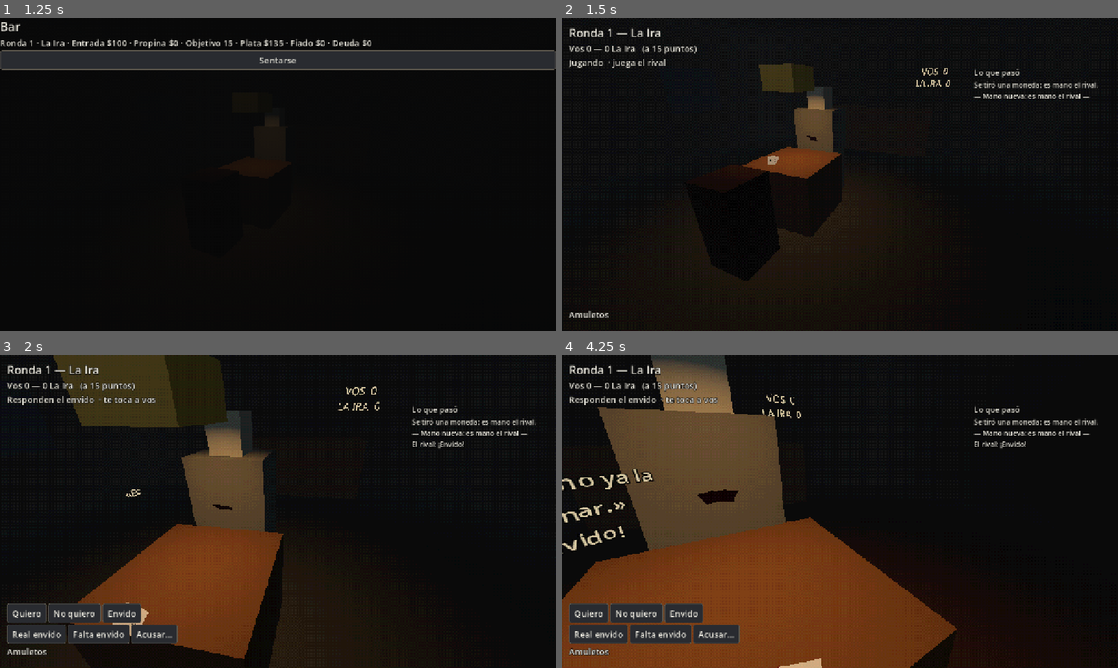
Above: before the commit, frames 1-4 (two rows, left to right).
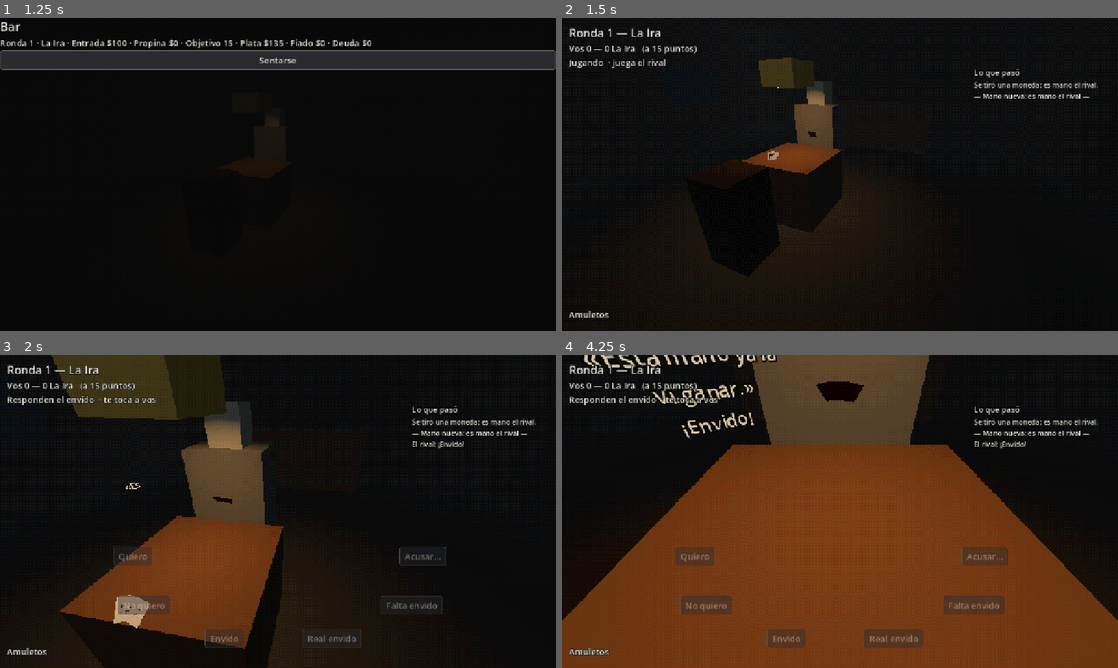
Above: after the commit, the same moments.

Repository: JoakoZarza/paye
Game: Godot game, scene res://ui/main.tscn
The game is run twice, just before and just after one commit, with the same random seed, the same clock (stepped at 60 frames per second) and the same inputs.
Inputs (mouse positions are in pixels of both pictures, inside the frame that each line leads up to):
- Up to frame 1 (1.25 s): click "Normal — Partida equilibrada …" at 0.5 s
- Up to frame 2 (1.5 s): click "Sentarse" at 1.25 s
- Up to frame 3 (2 s): no input
- Up to frame 4 (4.25 s): tap Enter at 2 s; move the mouse to (962, 495) at 2.02 s; hold D 2.03-2.75 s; hold Space 2.03-2.75 s; click (962, 495) at 2.17 s; drag from (728, 527) to (812, 574) at 2.77 s; move the mouse to (895, 442) at 3.52 s; hold D from 3.53 s (still down); hold Space from 3.53 s (still down); tap Alt at 3.6 s; click (895, 442) at 3.67 s

Frame 1 is identical in both runs. In frame 2, 1.1% of the frame differs, in the area x 25-70%, y 12-83%; in frame 3, 7.6%; in frame 4, 51%, in the area x 0-100%, y 0-100%.

Commit message:
feat(world): cantos alrededor de la mano, canto que espera respuesta, balbuceo, puntos tallados en la mesa, inclinarse y giro con aceleración
Co-Authored-By: Claude Opus 5.5 <noreply@anthropic.com>

Diff:
--- a/tests/world/test_table_3d.gd
+++ b/tests/world/test_table_3d.gd
@@ -278,3 +278,96 @@
 	router.find_child("GoShop", true, false).pressed.emit()
 	assert_eq(router.camera_marker(), &"CamShop")
 	assert_not_null(router.find_child("Next", true, false))
+
+func test_los_puntos_se_tallan_en_palitos_de_a_cinco() -> void:
+	var tally := ScoreTally.new()
+	add_child_autofree(tally)
+	tally.set_points(7)
+	assert_eq(tally.points(), 7)
+	var diagonal: Array = ScoreTally.stick_shape(4)
+	assert_almost_eq(float(diagonal[2]), PI * 0.25, 0.001, "el quinto cruza en diagonal")
+	var next_group: Array = ScoreTally.stick_shape(5)
+	assert_gt(next_group[0].x, ScoreTally.SIDE, "el sexto empieza otro cuadrado")
+	tally.set_points(2)
+	assert_eq(tally.points(), 2, "partido nuevo: se empieza de cero")
+
+
+func test_la_mesa_talla_los_puntos_de_cada_uno() -> void:
+	var s := _setup()
+	var rc: RunController = s[0]
+	var table: Table3D = s[2]
+	var bar: Bar3D = s[3]
+	rc.table().truco_match.scores[0] = 3
+	rc.table().truco_match.scores[1] = 6
+	table.sync()
+	assert_eq((bar.marker("TallyPlayer").get_node("TallyPlayer") as ScoreTally).points(), 3)
+	assert_eq((bar.marker("TallyDealer").get_node("TallyDealer") as ScoreTally).points(), 6)
+
+
+func test_el_canto_del_rival_espera_tu_respuesta() -> void:
+	var s := _setup()
+	var table: Table3D = s[2]
+	var bar: Bar3D = s[3]
+	var p := table.presenter
+	var speech := bar.marker("SpeechAnchor").get_node("RivalSpeech") as Subtitle3D
+	p._apply([GameEvent.make(&"call_made", {"player": TablePresenter.DEALER, "call": TrucoAction.Type.TRUCO})] as Array[GameEvent])
+	assert_true(p.rival_waiting)
+	table.sync()
+	speech.step(Subtitle3D.HOLD_SECONDS * 3)
+	assert_gt(speech.visible_glyphs(), 0, "sigue escrito mientras no respondas")
+	p._apply([GameEvent.make(&"call_accepted", {"player": TablePresenter.PLAYER})] as Array[GameEvent])
+	assert_false(p.rival_waiting)
+	table.sync()
+	speech.step(Subtitle3D.FADE_SECONDS + 0.01)
+	assert_eq(speech.visible_glyphs(), 0, "respondiste: se apaga")
+
+
+func test_el_balbuceo_suena_cada_pocas_letras() -> void:
+	var b := Babble.new()
+	add_child_autofree(b)
+	b.set_voice("La Ira")
+	assert_not_null(b.stream)
+	var other := Babble.new()
+	add_child_autofree(other)
+	other.set_voice("La Gula")
+	assert_ne(b.base_pitch, other.base_pitch, "cada rival tiene su tono")
+
+
+func test_sobre_un_boton_la_cabeza_no_se_mueve() -> void:
+	var cam: CameraRig = _rig()[1]
+	cam.go_to(&"CamSeat", true)
+	cam.ui_hold = true
+	var before := cam.turn_degrees()
+	_hold(cam, Vector2(0.1, 0.2), 1.0)
+	assert_eq(cam.turn_degrees(), before)
+
+
+func test_el_giro_acelera_un_poco() -> void:
+	var cam: CameraRig = _rig()[1]
+	cam.go_to(&"CamSeat", true)
+	cam.look(Vector2(0.5, 0.45), 1.0 / 60.0, 1)
+	var first := absf(cam._twist)
+	_hold_turn(cam, 2.0)
+	var t0 := cam._twist
+	cam.look(Vector2(0.5, 0.45), 1.0 / 60.0, 1)
+	var late := absf(cam._twist - t0)
+	assert_gt(late, first * 1.3, "acelera")
+	assert_lt(late, first * 2.0, "pero no al doble")
+
+
+func _hold_turn(cam: CameraRig, seconds: float) -> void:
+	for i in int(seconds * 60):
+		cam.look(Vector2(0.5, 0.45), 1.0 / 60.0, 1)
+		cam._twist = 0.0
+
+
+func test_inclinarse_sobre_la_mesa() -> void:
+	var cam: CameraRig = _rig()[1]
+	cam.go_to(&"CamSeat", true)
+	var seat := cam.global_position
+	for i in 60:
+		cam.look(Vector2(0.5, 0.9), 1.0 / 60.0, 0, true)
+	cam._apply()
+	assert_true(cam.leaning())
+	assert_lt(cam.global_position.z, seat.z - 0.15, "se adelanta")
+	assert_false(cam.looking_at_hand(), "inclinado, la mano se baja")
--- a/ui/screens/table_screen.gd
+++ b/ui/screens/table_screen.gd
@@ -6,6 +6,14 @@
 const PLAYER := TablePresenter.PLAYER
 const DEALER := TablePresenter.DEALER
 const HIDDEN_CARD := "[ ? ]"
+## Vista 3D: los cantos van en un arco alrededor de tu mano (centro y radios en
+## fracción de pantalla; ángulos en grados, 270 = abajo).
+const RING_CENTER := Vector2(0.5, 0.7)
+const RING_RADII := Vector2(0.27, 0.22)
+const RING_FROM := 165.0
+const RING_TO := 375.0
+## Margen alrededor de un botón dentro del cual la cabeza se queda quieta.
+const HOLD_MARGIN := 14.0
 
 var presenter: TablePresenter
 
@@ -28,6 +36,8 @@
 var _table_title: Label
 var _player_title: Label
 var _built := false
+var _ring: Control
+var _table3d: Table3D
 
 
 func _ready() -> void:
@@ -65,7 +75,54 @@
 	split.move_child(middle, _main.get_index() + 1)
 	(split.get_child(split.get_child_count() - 1) as Control).size_flags_stretch_ratio = 0.7
 	mouse_filter = Control.MOUSE_FILTER_IGNORE
-	add_child(Table3D.new(world, presenter, ps1))
+	_ring = Control.new()
+	_ring.name = "Ring"
+	_ring.set_anchors_and_offsets_preset(Control.PRESET_FULL_RECT)
+	_ring.mouse_filter = Control.MOUSE_FILTER_IGNORE
+	add_child(_ring)
+	_table3d = Table3D.new(world, presenter, ps1)
+	add_child(_table3d)
+
+
+## Con el mouse sobre un botón la cabeza no se mueve, así se puede apretar.
+func _process(delta: float) -> void:
+	if world == null or world.camera == null:
+		return
+	world.camera.ui_hold = _mouse_on_button()
+	# Sin mirar tus cartas los cantos se apagan un poco, pero se pueden apretar igual.
+	var wanted := 1.0 if _table3d.hand_raised() or world.camera.ui_hold else 0.4
+	_ring.modulate.a = move_toward(_ring.modulate.a, wanted, delta * 4.0)
+
+
+func _mouse_on_button() -> bool:
+	var mouse := get_global_mouse_position()
+	for b in find_children("*", "BaseButton", true, false):
+		var c := b as Control
+		if c.is_visible_in_tree() and c.get_global_rect().grow(HOLD_MARGIN).has_point(mouse):
+			return true
+	return false
+
+
+## Pasa los cantos de la fila al arco alrededor de tus cartas.
+func _arrange_ring() -> void:
+	var items := _actions.get_children()
+	var n := items.size()
+	for i in n:
+		var c := items[i] as Control
+		_actions.remove_child(c)
+		_ring.add_child(c)
+		var t := 0.5 if n == 1 else float(i) / (n - 1)
+		var a := deg_to_rad(lerpf(RING_FROM, RING_TO, t))
+		var spot := RING_CENTER + Vector2(cos(a) * RING_RADII.x, -sin(a) * RING_RADII.y)
+		var half := c.get_combined_minimum_size() * 0.5
+		c.anchor_left = spot.x
+		c.anchor_right = spot.x
+		c.anchor_top = spot.y
+		c.anchor_bottom = spot.y
+		c.offset_left = -half.x
+		c.offset_right = half.x
+		c.offset_top = -half.y
+		c.offset_bottom = half.y
 
 
 func refresh() -> void:
@@ -189,11 +246,20 @@
 	_clear(_player_row)
 	_clear(_actions)
 	_clear(_amulets)
+	if _ring != null:
+		_clear(_ring)
 	var hand := p.hand()
 	if hand == null:
 		return
 	if world == null:
 		_draw_cards(hand)
+	_draw_actions(hand)
+	if _ring != null:
+		_arrange_ring()
+
+
+func _draw_actions(_hand: TrucoHand) -> void:
+	var p := presenter
 	if p.hand_finished():
 		_button(_actions, "Seguir", _on_continue).name = "Continue"
 		return
--- a/ui/table_presenter.gd
+++ b/ui/table_presenter.gd
@@ -14,6 +14,8 @@
 const PLAYER := 0
 const DEALER := 1
 const LOG_LINES := 14
+## Lo que dice el rival y se queda escrito hasta que respondas.
+const WAITING_EVENTS := [&"call_made", &"tanto_declared", &"show_demanded"]
 const ICONS := {&"calm": "😐 tranquilo", &"nervous": "😬 nervioso",
 	&"smug": "😏 agrandado", &"angry": "😠 enojado"}
 const PHASE_NAMES := {
@@ -39,6 +41,8 @@
 ## cada frase nueva, para que el subtítulo sepa cuándo volver a escribir.
 var rival_line := ""
 var rival_line_id := 0
+## El último canto del rival espera que respondas o juegues.
+var rival_waiting := false
 var _seen_tell: Object
 
 var _tells: Dictionary = {}
@@ -336,6 +340,10 @@
 		var line := rival_says(e)
 		if line != "":
 			said.append(line)
+		if int(e.data.get("player", -1)) == PLAYER or e.type == &"hand_over":
+			rival_waiting = false
+		elif e.type in WAITING_EVENTS and int(e.data.get("player", -1)) == DEALER:
+			rival_waiting = true
 	if not said.is_empty():
 		rival_line = "
 ".join(said)
--- /dev/null
+++ b/world/babble.gd
@@ -0,0 +1,71 @@
+class_name Babble
+extends AudioStreamPlayer3D
+## El rival no habla: balbucea una sílaba cada pocas letras del subtítulo, con un tono
+## propio por rival. Si existe res://assets/audio/babble/<rival>.wav (o babble.wav)
+## usa ese sonido; si no, uno generado.
+
+const AUDIO_DIR := "res://assets/audio/babble/"
+## Cada cuántas letras suena una sílaba y cuánto varía el tono entre sílabas.
+const LETTERS_PER_SYLLABLE := 3
+const PITCH_SPREAD := 0.18
+const MIX_RATE := 22050
+const SYLLABLE_SECONDS := 0.075
+
+static var _generated: AudioStreamWAV
+
+var base_pitch := 1.0
+var _letters := 0
+var _rng := RandomNumberGenerator.new()
+
+
+func _init() -> void:
+	unit_size = 3.0
+	volume_db = -6.0
+	max_polyphony = 2
+
+
+## Cada rival suena distinto: el tono sale del nombre.
+func set_voice(rival_name: String) -> void:
+	var h := absi(rival_name.hash())
+	base_pitch = 0.75 + float(h % 50) / 100.0
+	_letters = 0
+	stream = _load_sample(rival_name)
+
+
+func on_letter(ch: String) -> void:
+	if ch.strip_edges() == "" or not ch.to_lower() in "aeiouáéíóúbcdfghjklmnñpqrstvwxyz":
+		return
+	_letters += 1
+	if _letters % LETTERS_PER_SYLLABLE != 1:
+		return
+	pitch_scale = base_pitch * (1.0 + _rng.randf_range(-PITCH_SPREAD, PITCH_SPREAD))
+	if stream != null and is_inside_tree():
+		play()
+
+
+static func _load_sample(rival_name: String) -> AudioStream:
+	for path in [AUDIO_DIR + rival_name.to_lower() + ".wav", AUDIO_DIR + "babble.wav"]:
+		if ResourceLoader.exists(path):
+			return load(path)
+	return generated()
+
+
+## Una sílaba de mentira: dos ondas cuadradas desafinadas con un golpe al principio.
+static func generated() -> AudioStreamWAV:
+	if _generated != null:
+		return _generated
+	var n := int(MIX_RATE * SYLLABLE_SECONDS)
+	var data := PackedByteArray()
+	data.resize(n * 2)
+	for i in n:
+		var t := float(i) / MIX_RATE
+		var env := minf(t / 0.008, 1.0) * pow(1.0 - float(i) / n, 2.0)
+		var a := 1.0 if fmod(t * 190.0, 1.0) < 0.5 else -1.0
+		var b := 1.0 if fmod(t * 283.0, 1.0) < 0.35 else -1.0
+		var v := clampi(int((a * 0.55 + b * 0.35) * env * 9000.0), -32768, 32767)
+		data.encode_s16(i * 2, v)
+	_generated = AudioStreamWAV.new()
+	_generated.format = AudioStreamWAV.FORMAT_16_BITS
+	_generated.mix_rate = MIX_RATE
+	_generated.data = data
+	return _generated
--- a/world/bar_3d.gd
+++ b/world/bar_3d.gd
@@ -13,11 +13,12 @@
 	"Deck": Vector3(0.33, 0.76, 0), "AmuletTray": Vector3(-0.33, 0.76, 0.25),
 	"Scoreboard": Vector3(1.4, 1.8, -3.9), "TellAnchor": Vector3(0, 1.75, -0.7),
 	"SpeechAnchor": Vector3(-0.5, 1.05, -0.5),
+	"TallyPlayer": Vector3(0.3, 0.7505, 0.24), "TallyDealer": Vector3(0.3, 0.7505, -0.2),
 	"PathStand": Vector3(0, 1.6, 1.05), "PathSide": Vector3(1.25, 1.6, 0.7), "PathCounter": Vector3(0.9, 1.6, -1.6),
 }
 ## Grados (x = mirar arriba/abajo, y = girar). Sin entrada: mira hacia -Z.
 const MARKER_ROTATIONS: Dictionary = {
-	"CamSeat": Vector2(-20, 0), "CamBar": Vector2(-18, 25), "CamShop": Vector2(-20, 0),
+	"CamSeat": Vector2(-17, 0), "CamBar": Vector2(-18, 25), "CamShop": Vector2(-20, 0),
 	"PathStand": Vector2(-15, 0), "PathSide": Vector2(-10, 20), "PathCounter": Vector2(-12, 10),
 }
 
--- a/world/camera_rig.gd
+++ b/world/camera_rig.gd
@@ -4,7 +4,8 @@
 ## pantalla esté: sobre tus cartas casi no se mueve, en el medio mira la mesa y al
 ## rival, afuera se mueve más y se sacude si sacudís el mouse. Dejar el mouse en un
 ## borde lateral (o mantener A/D) gira el cuerpo, sin pasarse de lo que gira una
-## persona. Entre la silla, la entrada y la barra camina rodeando la mesa.
+## persona. Con el clic derecho (o espacio) apretado te inclinás sobre la mesa para
+## ver de cerca las cartas jugadas. Sobre un botón la cabeza se queda quieta. Entre la silla, la entrada y la barra camina rodeando la mesa.
 
 enum Zone { CARDS, TABLE, AROUND }
 
@@ -16,13 +17,15 @@
 const TABLE_CENTER := Vector2(0.5, 0.68)
 const TABLE_RADII := Vector2(0.27, 0.62)
 ## Grados (mirar arriba/abajo, girar) respecto de CamSeat.
-const HAND_LOOK := Vector2(-14, 0)
+const HAND_LOOK := Vector2(-16, 0)
 const CARDS_RANGE := Vector2(2, 3)
-const TABLE_PITCH_UP := 8.0
+const TABLE_PITCH_UP := 10.0
 const TABLE_YAW := 30.0
-const AROUND_PITCH_UP := 12.0
+const AROUND_PITCH_UP := 14.0
 const AROUND_YAW := 50.0
 ## Qué tan rápido sigue la cabeza al mouse en cada zona (más alto = más suelta).
+## Qué parte de la pantalla, desde tus cartas hacia arriba, lleva la mirada hasta arriba.
+const UP_SPAN := 0.6
 const ZONE_SPEED := { Zone.CARDS: 1.5, Zone.TABLE: 4.0, Zone.AROUND: 9.0 }
 ## Sacudón: cuánto empuja el mouse, el resorte que lo frena y cuánto ladea.
 const WOBBLE_PUSH := 0.9
@@ -36,6 +39,13 @@
 const EDGE_SIDE := 0.04
 const TWIST_SPEED := 55.0
 const TWIST_RETURN := 70.0
+## Manteniendo el giro acelera hasta un 50 % más en este tiempo.
+const TWIST_ACCEL := 0.5
+const TWIST_RAMP := 1.2
+## Inclinarse: cuánto se adelanta y baja la cabeza y hacia dónde mira (grados).
+const LEAN_OFFSET := Vector3(0, -0.1, -0.24)
+const LEAN_PITCH := -24.0
+const LEAN_SPEED := 4.0
 ## Cuello y torso juntos: más que esto una persona no gira.
 const MAX_YAW := 140.0
 ## Mirando hacia abajo y al frente se levantan las cartas.
@@ -70,6 +80,11 @@
 var _agitation := 0.0
 var _calm_time := 0.0
 var _last_mouse := Vector2(-1, -1)
+var _twist_hold := 0.0
+## 0 = sentado derecho, 1 = inclinado sobre la mesa.
+var _lean := 0.0
+## true con el mouse sobre un botón: la cabeza no sigue al mouse.
+var ui_hold := false
 
 
 func setup(p_bar: Bar3D) -> void:
@@ -94,6 +109,7 @@
 	_wobble = 0.0
 	_wobble_speed = 0.0
 	_agitation = 0.0
+	_lean = 0.0
 	var wanted := _deg(HAND_LOOK) if name == &"CamSeat" else Vector2.ZERO
 	if _turn_tween != null:
 		_turn_tween.kill()
@@ -149,7 +165,7 @@
 
 ## Mirando tus cartas: la cabeza baja y al frente.
 func looking_at_hand() -> bool:
-	if not seated():
+	if not seated() or _lean > 0.5:
 		return false
 	var t := turn_degrees()
 	return t.x < HAND_PITCH_BELOW and absf(t.y) < HAND_YAW_WITHIN
@@ -157,14 +173,19 @@
 
 ## Un paso de la cabeza con el mouse en m (fracción de pantalla). turn: -1 izquierda,
 ## 1 derecha, 0 nada (teclas); el borde lateral también gira.
-func look(m: Vector2, delta: float, turn := 0) -> void:
+func look(m: Vector2, delta: float, turn := 0, lean := false) -> void:
 	if not seated() or delta <= 0.0:
 		return
 	if _turn_tween != null and _turn_tween.is_running():
 		_turn_tween.kill()
+	_lean = move_toward(_lean, 1.0 if lean else 0.0, LEAN_SPEED * delta)
+	if ui_hold:
+		_last_mouse = Vector2(-1, -1)
+		_twist_hold = 0.0
+		return
 	var zone := zone_at(m)
 	var c := clampf((m.x - 0.5) * 2.0, -1.0, 1.0)
-	var up := clampf((CARDS_CENTER.y - m.y) / CARDS_CENTER.y, 0.0, 1.0)
+	var up := clampf((CARDS_CENTER.y - m.y) / UP_SPAN, 0.0, 1.0)
 	var target := HAND_LOOK
 	match zone:
 		Zone.CARDS:
@@ -190,9 +211,12 @@
 		elif m.x >= 1.0 - EDGE_SIDE:
 			turn = 1
 	if turn != 0:
+		_twist_hold += delta
+		var twist_speed := TWIST_SPEED * (1.0 + TWIST_ACCEL * smoothstep(0.0, TWIST_RAMP, _twist_hold))
 		var limit := MAX_YAW - AROUND_YAW
-		_twist = clampf(_twist - turn * TWIST_SPEED * delta, -limit, limit)
+		_twist = clampf(_twist - turn * twist_speed * delta, -limit, limit)
 	else:
+		_twist_hold = 0.0
 		_twist = move_toward(_twist, 0.0, TWIST_RETURN * delta)
 	target.y = clampf(target.y + _twist, -MAX_YAW, MAX_YAW)
 
@@ -221,12 +245,14 @@
 		elif mouse_look:
 			m = _mouse_fraction(m)
 		var turn := 0
+		var lean := false
 		if mouse_look:
 			if Input.is_key_pressed(KEY_A) or Input.is_key_pressed(KEY_LEFT):
 				turn -= 1
 			if Input.is_key_pressed(KEY_D) or Input.is_key_pressed(KEY_RIGHT):
 				turn += 1
-		look(m, delta, turn)
+			lean = Input.is_mouse_button_pressed(MOUSE_BUTTON_RIGHT) or Input.is_key_pressed(KEY_SPACE)
+		look(m, delta, turn, lean)
 	_apply()
 
 
@@ -243,7 +269,15 @@
 func _apply() -> void:
 	# Girar sobre el eje vertical del mundo y cabecear sobre el propio; el ladeo viene
 	# solo del sacudón.
-	var yaw := _turn.y + deg_to_rad(_wobble)
-	var basis := Basis(Vector3.UP, yaw) * _base.basis * Basis(Vector3.RIGHT, _turn.x) \
+	# Inclinado, la cabeza va hacia las bazas y se adelanta.
+	var lean := smoothstep(0.0, 1.0, _lean)
+	var yaw := lerpf(_turn.y, 0.0, lean) + deg_to_rad(_wobble)
+	var pitch := lerpf(_turn.x, deg_to_rad(LEAN_PITCH), lean)
+	var basis := Basis(Vector3.UP, yaw) * _base.basis * Basis(Vector3.RIGHT, pitch) \
 		* Basis(Vector3.FORWARD, deg_to_rad(_wobble * WOBBLE_ROLL))
-	global_transform = Transform3D(basis, _base.origin)
+	var forward := Basis(Vector3.UP, _base.basis.get_euler().y)
+	global_transform = Transform3D(basis, _base.origin + forward * LEAN_OFFSET * lean)
+
+
+func leaning() -> bool:
+	return _lean > 0.5
--- /dev/null
+++ b/world/score_tally.gd
@@ -0,0 +1,77 @@
+class_name ScoreTally
+extends Node3D
+## Los puntos tallados en la mesa como se anotan en el truco: cada punto un palito,
+## cuatro forman un cuadrado y el quinto lo cruza en diagonal. Los nuevos se graban
+## con un tirón corto, como hechos a cuchillo.
+
+const SIDE := 0.034
+const GROOVE := Vector2(0.0035, 0.0015)
+const GROUP_GAP := 0.018
+const ROW_GAP := 0.02
+const PER_ROW := 3
+const CARVE_SECONDS := 0.18
+const COLOR := Color("#1E120B")
+
+var ps1 := false
+var _sticks: Array[MeshInstance3D] = []
+var _material: StandardMaterial3D
+
+
+func _init() -> void:
+	_material = StandardMaterial3D.new()
+	_material.albedo_color = COLOR
+	_material.roughness = 1.0
+
+
+func points() -> int:
+	return _sticks.size()
+
+
+## Deja tallados n puntos. Si bajan (partido nuevo), se borra y se empieza de cero.
+func set_points(n: int) -> void:
+	n = maxi(n, 0)
+	if n < _sticks.size():
+		for s in _sticks:
+			s.queue_free()
+		_sticks.clear()
+	while _sticks.size() < n:
+		_carve(_sticks.size())
+
+
+## [centro, largo, ángulo sobre la mesa] del palito i.
+static func stick_shape(i: int) -> Array:
+	var group := i / 5
+	var origin := Vector3((group % PER_ROW) * (SIDE + GROUP_GAP), 0, (group / PER_ROW) * (SIDE + ROW_GAP))
+	var h := SIDE * 0.5
+	match i % 5:
+		0:
+			return [origin + Vector3(-h, 0, 0), SIDE, PI * 0.5]
+		1:
+			return [origin + Vector3(0, 0, -h), SIDE, 0.0]
+		2:
+			return [origin + Vector3(h, 0, 0), SIDE, PI * 0.5]
+		3:
+			return [origin + Vector3(0, 0, h), SIDE, 0.0]
+	return [origin, SIDE * sqrt(2.0), PI * 0.25]
+
+
+func _carve(i: int) -> void:
+	var shape := stick_shape(i)
+	var stick := MeshInstance3D.new()
+	var mesh := BoxMesh.new()
+	# Un poco irregulares, como a mano.
+	var rng := RandomNumberGenerator.new()
+	rng.seed = i * 7919 + 17
+	mesh.size = Vector3(float(shape[1]) * rng.randf_range(0.92, 1.06), GROOVE.y, GROOVE.x)
+	stick.mesh = mesh
+	stick.material_override = _material
+	stick.position = shape[0] + Vector3(rng.randf_range(-0.002, 0.002), 0, rng.randf_range(-0.002, 0.002))
+	stick.rotation.y = float(shape[2]) + rng.randf_range(-0.06, 0.06)
+	add_child(stick)
+	if ps1:
+		Ps1Material.apply(stick)
+	_sticks.append(stick)
+	if is_inside_tree():
+		stick.scale = Vector3(0.05, 1, 1)
+		create_tween().set_trans(Tween.TRANS_EXPO).set_ease(Tween.EASE_OUT) \
+			.tween_property(stick, "scale", Vector3.ONE, CARVE_SECONDS)
--- a/world/subtitle_3d.gd
+++ b/world/subtitle_3d.gd
@@ -19,17 +19,25 @@
 const TWITCH := 3.0
 const COLOR := Color("#D8C9A3")
 
+## Cada letra que aparece, para el balbuceo.
+signal letter_typed(ch: String)
+
 var text := ""
+## Un canto que espera tu respuesta no se apaga solo.
+var persistent := false
 var _glyphs: Array[Label3D] = []
 var _homes: Array[Vector3] = []
 var _age := 0.0
 var _jitter_time := 0.0
 var _rng := RandomNumberGenerator.new()
+var _typed := 0
 
 
-func say(p_text: String) -> void:
+func say(p_text: String, p_persistent := false) -> void:
 	text = p_text
+	persistent = p_persistent
 	_age = 0.0
+	_typed = 0
 	for g in _glyphs:
 		g.queue_free()
 	_glyphs.clear()
@@ -63,6 +71,12 @@
 				_glyphs.append(g)
 				_homes.append(home)
 			x += advance
+
+
+## Empieza a apagarse ya (respondiste el canto).
+func dismiss() -> void:
+	persistent = false
+	_age = maxf(_age, HOLD_SECONDS)
 
 
 func glyph_count() -> int:
@@ -102,7 +116,12 @@
 	if _glyphs.is_empty():
 		return
 	_age += delta
-	var shown := int(_age * TYPE_RATE)
+	if persistent:
+		_age = minf(_age, HOLD_SECONDS)
+	var shown := mini(int(_age * TYPE_RATE), _glyphs.size())
+	while _typed < shown:
+		letter_typed.emit(_glyphs[_typed].text)
+		_typed += 1
 	var fade := clampf((HOLD_SECONDS + FADE_SECONDS - _age) / FADE_SECONDS, 0.0, 1.0)
 	_jitter_time += delta
 	var jump := _jitter_time >= JITTER_STEP
--- a/world/table_3d.gd
+++ b/world/table_3d.gd
@@ -33,7 +33,8 @@
 var _revealed: Dictionary = {}
 var _speech: Subtitle3D
 var _said_id := 0
-var _score: Label3D
+var _tallies: Array[ScoreTally] = []
+var _babble: Babble
 var _hand_raised := true
 
 
@@ -50,8 +51,17 @@
 	_speech = Subtitle3D.new()
 	_speech.name = "RivalSpeech"
 	bar.marker("SpeechAnchor").add_child(_speech)
-	_score = _label3d(bar.marker("Scoreboard"), 96)
-	_score.modulate = Color("#D8C9A3")
+	_babble = Babble.new()
+	_babble.name = "RivalBabble"
+	bar.marker("SpeechAnchor").add_child(_babble)
+	_babble.set_voice(presenter.sin_name())
+	_speech.letter_typed.connect(_babble.on_letter)
+	for who in [PLAYER, DEALER]:
+		var tally := ScoreTally.new()
+		tally.name = "Tally" + ("Player" if who == PLAYER else "Dealer")
+		tally.ps1 = ps1
+		bar.marker(tally.name).add_child(tally)
+		_tallies.append(tally)
 	presenter.changed.connect(sync)
 	sync()
 
@@ -79,8 +89,9 @@
 		_root.queue_free()
 	if is_instance_valid(_speech):
 		_speech.queue_free()
-	if is_instance_valid(_score):
-		_score.queue_free()
+	for n in [_babble] + _tallies:
+		if is_instance_valid(n):
+			n.queue_free()
 	if not is_instance_valid(bar):
 		return
 	var light := bar.get_node_or_null("LampLight") as Light3D
@@ -148,7 +159,8 @@
 	if accomplice != null:
 		accomplice.visible = presenter.accomplice_present()
 	var m := presenter.rc.table().truco_match
-	_score.text = "VOS  %d\n%s  %d" % [m.scores[PLAYER], presenter.sin_name().to_upper(), m.scores[DEALER]]
+	for who in [PLAYER, DEALER]:
+		_tallies[who].set_points(m.scores[who])
 
 
 ## [posición, rotación] de la carta i de n en un abanico centrado en center.
@@ -196,7 +208,9 @@
 func _sync_tell() -> void:
 	if presenter.rival_line_id != _said_id:
 		_said_id = presenter.rival_line_id
-		_speech.say(presenter.rival_line)
+		_speech.say(presenter.rival_line, presenter.rival_waiting)
+	elif _speech.persistent and not presenter.rival_waiting:
+		_speech.dismiss()
 	var t := presenter.tell()
 	var light := bar.get_node_or_null("LampLight") as Light3D
 	if light != null:
Not shown, added: world/babble.gd.uid
Not shown, added: world/score_tally.gd.uid
Not shown, changed: docs/ASSETS.md
Not shown, changed: docs/plans/2026-11-02-plan-7-mesa-3d.md
